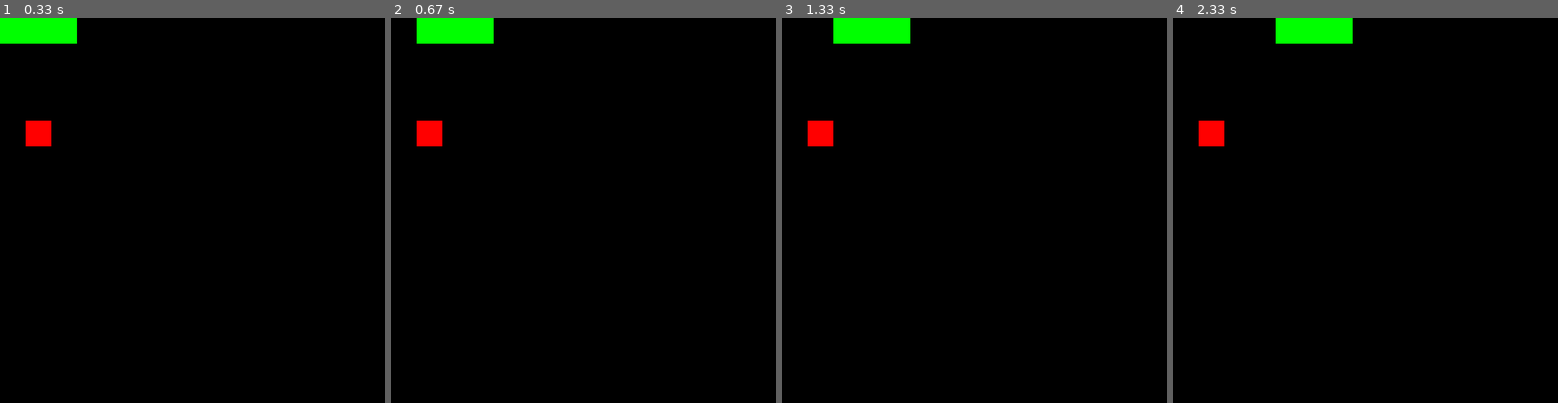
Above: before the commit, frames 1-4 (left to right).
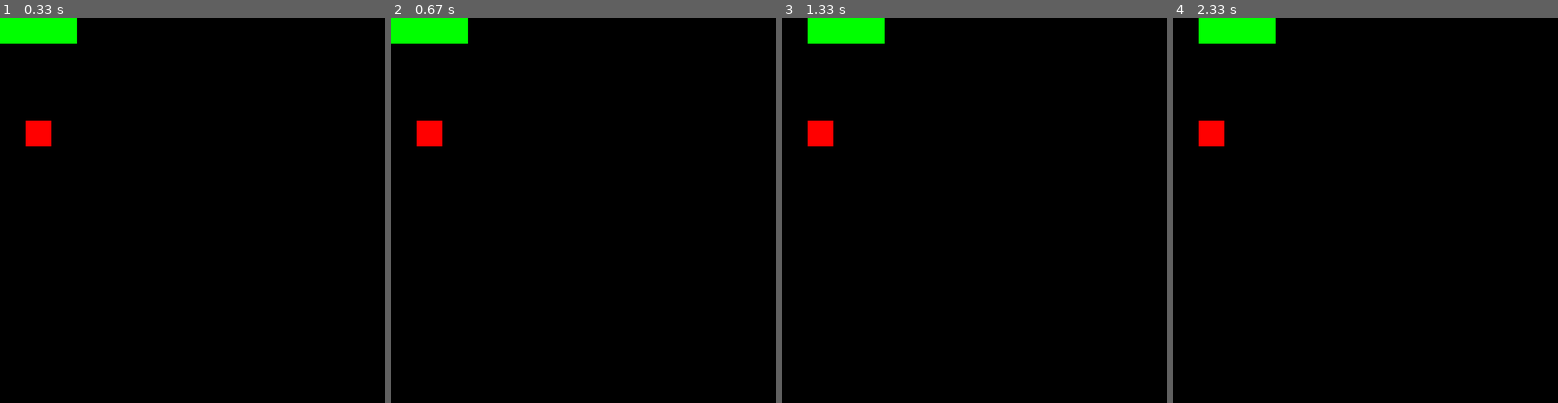
Above: after the commit, the same moments.

Repository: NorbertCode/PygameSnake
Game: pygame game, started from main.py
Two runs of this game, one before a commit and one after it. Both use one fixed random seed, a clock stepped at 60 frames per second and the inputs below.
Inputs:
- Up to frame 1 (0.33 s): no input
- Up to frame 2 (0.67 s): tap Space at 0.33 s
- Up to frame 3 (1.33 s): tap Space at 0.67, 1 s
- Up to frame 4 (2.33 s): no input

Frame 1 is identical in both runs. In frame 2, 0.9% of the frame differs, in the area x 0-27%, y 0-7%; in frame 3, 0.9%; in frame 4, 2.7%, in the area x 6-47%, y 0-7%.

Commit message:
fixed wrong movement after collecting a point

Diff:
--- a/main.py
+++ b/main.py
@@ -19,6 +19,8 @@
 timePerTick = 500 # milliseconds, so 0.5 second
 timeSinceTick = 0
 
+pause = False
+
 run = True
 while run:
     window.fill((0, 0, 0))
@@ -37,6 +39,8 @@
                 toBeDirection = (-1, 0)
             elif pressed[pygame.K_RIGHT]:
                 toBeDirection = (1, 0)
+            elif pressed[pygame.K_SPACE]:
+                pause = not pause
 
             # check if going that direction means going backwards
             toBePosition = (snake[0].x + (toBeDirection[0] * CELL_SIZE), snake[0].y + (toBeDirection[1] * CELL_SIZE))
@@ -51,17 +55,20 @@
             collectedPoint = True
 
         for i in reversed(range(1, len(snake))):
-            #! change this
-            # currently it just doesn't move cells beside the heading two
-            if not collectedPoint or i < len(snake) - 2:
+            # if a point was collected just move the head and the newly inserted cell
+            if not collectedPoint or i <= 1:
                 snake[i].x = snake[i - 1].x
                 snake[i].y = snake[i - 1].y
 
         snake[0].move_ip(direction[0] * CELL_SIZE, direction[1] * CELL_SIZE)
 
+        cellPositions = [(cell.x / CELL_SIZE, cell.y / CELL_SIZE) for cell in snake]
+        print(cellPositions)
+
         timeSinceTick = 0
 
-    timeSinceTick += clock.tick()
+    if not pause:
+        timeSinceTick += clock.tick()
 
     # --- Drawing ---
     pygame.draw.rect(window, (255, 0, 0), point)
